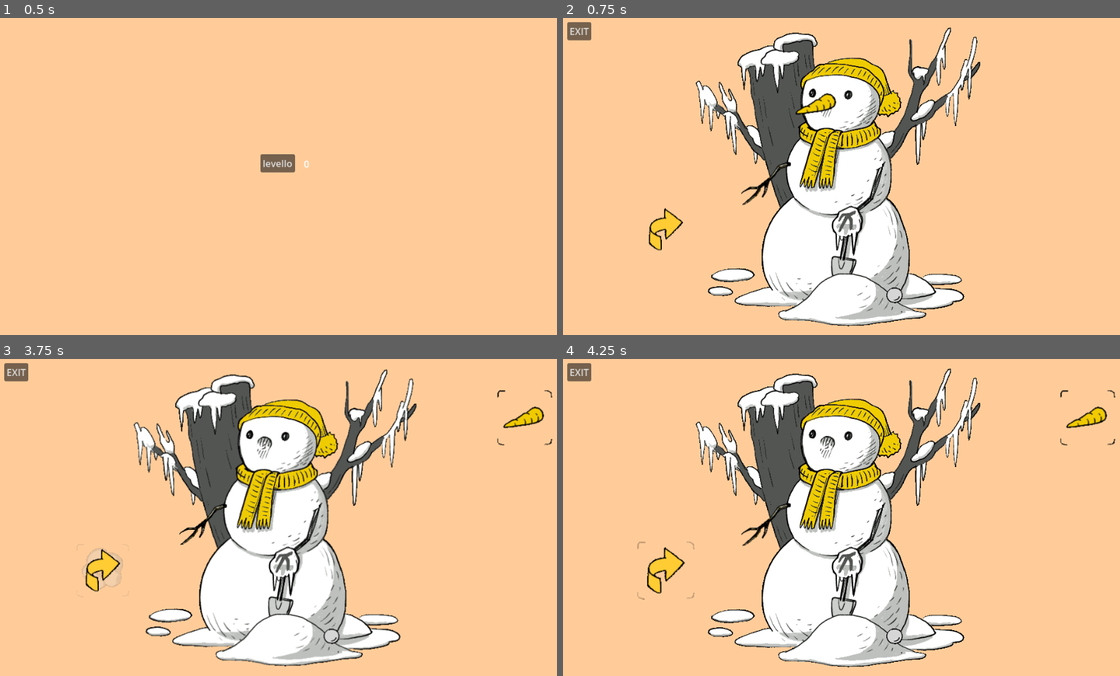
Above: before the commit, frames 1-4 (two rows, left to right).
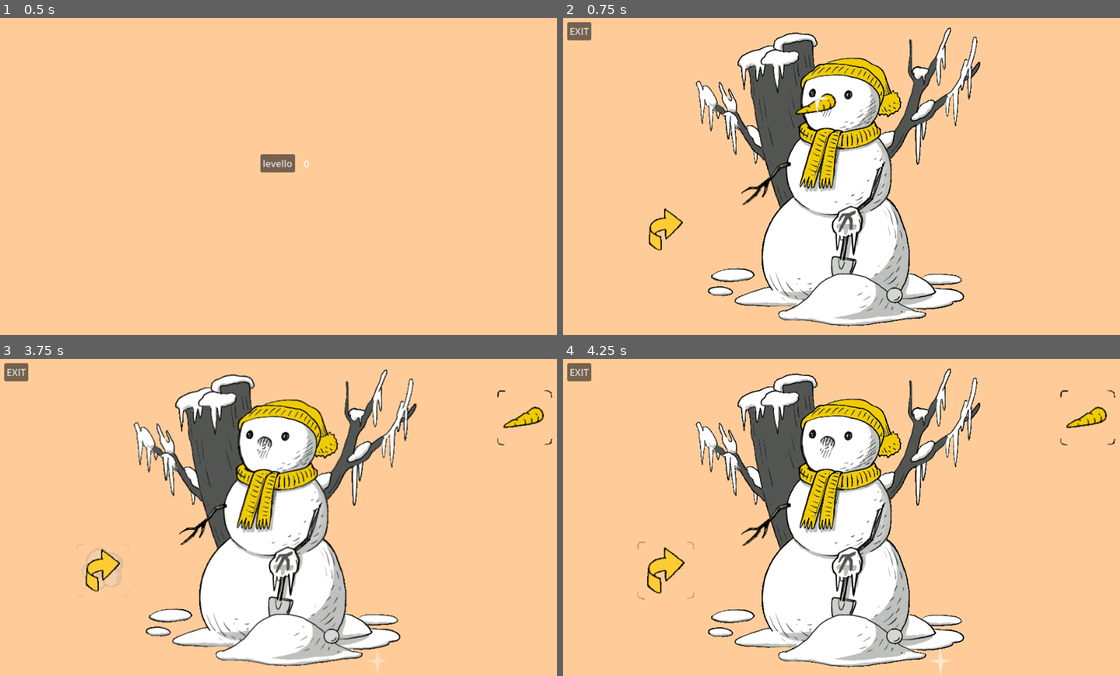
Above: after the commit, the same moments.

Repository: dialobic/hide-luig
Game: Godot game, scene res://scenes/LevelSelectScene.tscn
The game is run twice, just before and just after one commit, with the same random seed, the same clock (stepped at 60 frames per second) and the same inputs.
Inputs (mouse positions are in pixels of both pictures, inside the frame that each line leads up to):
- Up to frame 1 (0.5 s): no input
- Up to frame 2 (0.75 s): click "levello" at 0.5 s
- Up to frame 3 (3.75 s): tap Enter at 1.25 s; move the mouse to (200, 523) at 1.27 s; click (200, 523) at 1.42 s; move the mouse to (256, 444) at 2.02 s; click (256, 444) at 2.17 s; move the mouse to (100, 571) at 2.77 s; click (100, 571) at 2.92 s; tap Space at 3.5 s; click (100, 571) at 3.67 s
- Up to frame 4 (4.25 s): no input

Frame 1 is identical in both runs. In frame 2, less than 0.1% of the frame differs, in the area x 44-48%, y 23-30%; in frame 3, less than 0.1%; in frame 4, less than 0.1%, in the area x 65-70%, y 91-100%.

Commit message:
sparkle system

Diff:
--- a/scenes/GameScene.gd
+++ b/scenes/GameScene.gd
@@ -16,6 +16,9 @@
 var current_room: Node = null
 var inventory_item_node: InventoryItem = null
 var inventory_background: Sprite2D = null
+var sparkle: Sprite2D = null
+var sparkle_timer: Timer = null
+var sparkle_target_index: int = 0
 
 func _ready() -> void:
 	var viewport_size = get_viewport().get_visible_rect().size
@@ -24,10 +27,66 @@
 	GameState.reset_level_state()
 	load_level_data()
 	setup_ui()
-	set_background_color()
 	load_room("001")
+	setup_sparkle_system()
 
 	GameState.inventory_changed.connect(_on_inventory_changed)
+
+func setup_sparkle_system() -> void:
+	# Carica e crea lo sparkle
+	var sparkle_scene = preload("res://scenes/Sparkle.tscn")
+	sparkle = sparkle_scene.instantiate()
+	ui_layer.add_child(sparkle)
+
+	# Crea il timer per lo sparkle
+	sparkle_timer = Timer.new()
+	sparkle_timer.wait_time = 3.0  # Ogni 3 secondi
+	sparkle_timer.autostart = true
+	sparkle_timer.timeout.connect(_on_sparkle_timer_timeout)
+	add_child(sparkle_timer)
+
+	# Avvia subito il primo sparkle
+	call_deferred("_on_sparkle_timer_timeout")
+
+func _on_sparkle_timer_timeout() -> void:
+	# Ottieni TUTTI gli oggetti interattivi figli di RoomContainer
+	var all_objects = room_container.get_children()
+
+	if all_objects.size() == 0:
+		return  # Nessuna stanza caricata
+
+	# La stanza corrente è il primo (e unico) figlio di RoomContainer
+	var current_room = all_objects[0]
+
+	# Ottieni tutti gli oggetti Area2D nella stanza
+	var interactive_objects = _find_all_interactive_objects(current_room)
+
+	if interactive_objects.size() == 0:
+		return  # Nessun oggetto interattivo
+
+	# Cicla all'oggetto successivo
+	sparkle_target_index = (sparkle_target_index + 1) % interactive_objects.size()
+	var target_object = interactive_objects[sparkle_target_index]
+
+	# Posiziona lo sparkle sopra l'oggetto
+	var sparkle_position = target_object.global_position + Vector2(0, -9)
+	sparkle.appear_at(sparkle_position)
+
+func _find_all_interactive_objects(node: Node) -> Array:
+	var objects = []
+
+	# Se questo nodo è un InteractiveObject (Area2D con setup method)
+	if node is Area2D and node.has_method("setup"):
+		# Controlla che non sia in fase di rimozione
+		var is_being_removed = node.get("is_being_removed")
+		if not is_being_removed or is_being_removed == false:
+			objects.append(node)
+
+	# Cerca ricorsivamente in tutti i figli
+	for child in node.get_children():
+		objects.append_array(_find_all_interactive_objects(child))
+
+	return objects
 
 func load_level_data() -> void:
 	var data = JSONLoader.load_level(GameState.current_level)
@@ -39,13 +98,6 @@
 
 	if data.has("config"):
 		GameState.set_level_config(data.config)
-
-func set_background_color() -> void:
-	var data = JSONLoader.load_level(GameState.current_level)
-	if not data.is_empty() and data.has("config") and data.config.has("bg-color"):
-		var color_str = data.config["bg-color"]
-		var bg_color = Color(color_str)
-		RenderingServer.set_default_clear_color(bg_color)
 
 func setup_ui() -> void:
 	bonus_label.text = "Bonus: 0/%d" % GameState.win_bonus_count
@@ -103,6 +155,8 @@
 		room_data.oggetti = filtered_oggetti
 
 	current_room.initialize(room_data, actual_key)
+	# Reset sparkle system per la nuova stanza
+	sparkle_target_index = 0
 
 func handle_win_room() -> void:
 	var bonus_collected = GameState.collected_bonuses.size()
--- /dev/null
+++ b/scenes/Sparkle.gd
@@ -0,0 +1,17 @@
+# Sparkle.gd
+extends Sprite2D
+
+func appear_at(position: Vector2) -> void:
+	visible = true
+	global_position = position
+
+	# Animazione semplice
+	var tween = create_tween()
+	tween.set_parallel(true)
+	tween.tween_property(self, "modulate:a", 0.7, 0.3)
+	tween.tween_property(self, "scale", Vector2(1, 1), 0.3)
+
+	tween.chain().tween_interval(0.3)
+
+	tween.chain().tween_property(self, "modulate:a", 0.0, 0.3)
+	tween.parallel().tween_property(self, "scale", Vector2(0.7, 0.7), 0.3)
--- /dev/null
+++ b/scenes/Sparkle.tscn
@@ -0,0 +1,9 @@
+[gd_scene load_steps=3 format=3 uid="uid://chn8hxh5d2ns0"]
+
+[ext_resource type="Texture2D" uid="uid://q1q3wglkf4ih" path="res://assets/textures/spark.png" id="1_3jti4"]
+[ext_resource type="Script" uid="uid://b5oqp0e6eu84f" path="res://scenes/Sparkle.gd" id="2_q37e2"]
+
+[node name="Sparkle" type="Sprite2D"]
+z_index = 3
+texture = ExtResource("1_3jti4")
+script = ExtResource("2_q37e2")
Binary file added: assets/textures/spark.png
Not shown, added: assets/textures/spark.png.import
Not shown, added: scenes/Sparkle.gd.uid
